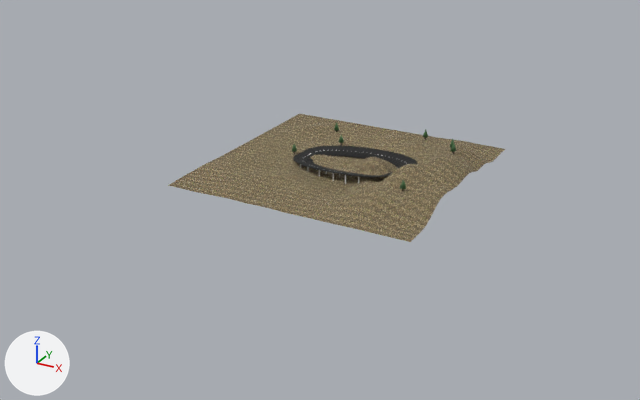
The Blender file models/simple_map.blend as it was, and as the next commit left it.
Both versions are drawn from a 50 mm camera at (255.0, -499.0, 221.0) aimed at (-9.0, -20.0, -19.0). Lighting does not change. The marker at lower left points along +X, +Y and +Z.

Objects in the first picture: 'Plane', 'Road'.
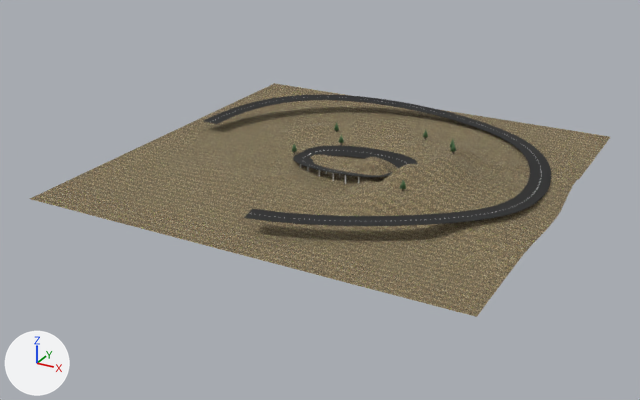
Diff of the bpy script that builds the scene:
```diff
--- a/models/simple_map.blend.py
+++ b/models/simple_map.blend.py
@@ me_plane @@
 # used by ob_plane; location = (0.0, 0.0, 0.0)
-me_plane.from_pydata(...)  # 4225 vertices, 4096 faces; spans x -85.0..86.0, y -85.0..85.0, z -3.0..20.0
+me_plane.from_pydata(...)  # 4481 vertices, 4352 faces; spans x -145.0..148.0, y -145.0..145.0, z -3.0..20.0
+# me_plane part 1
+# 123 vertices are added at x -145.0..148.0, y -145.0..145.0, z 1.0..3.0
+# 62 new vertices lie (5.0, 0.0, 0.0) away from vertices in x -145.0..140.0, y -145.0..145.0, z 1.0
+# 6 new vertices lie (-4.0, 0.0, 0.0) away from vertices in x -68.0..104.0, y -145.0..145.0, z 1.0
+# 56 new vertices lie (0.0, 4.0, 0.0) away from vertices in x -145.0..148.0, y -140.0..136.0, z 1.0..3.0
+# 9 new vertices lie (0.0, -5.0, 0.0) away from vertices in x -145.0..148.0, y -72.0..91.0, z 1.0..2.0
+# 256 new faces join them
 me_plane.materials.append(mat_material)
@@ me_cube_013 @@
+me_cube_013.from_pydata(...)  # 8 vertices, 4 faces; spans x -1.42..1.42, y -6.79..6.79, z -0.1..0.1
+me_cube_013.materials.append(mat_road)  # picture img_road
@@ cu_nurbspath_001 @@
+cu_nurbspath_001 = bpy.data.curves.new('NurbsPath.001', 'CURVE')
+cu_nurbspath_001.dimensions = '3D'
+_sp = cu_nurbspath_001.splines.new('NURBS'); _sp.points.add(9)
+_sp.points.foreach_set('co', [-120.3, 14.19, 7.891, 1.0, -109.9, 83.13, 14.98, 1.0, -26.85, 131.0, 9.848, 1.0, 57.09, 127.7, 1.2, 1.0, 117.0, 83.3, 3.199, 1.0, 138.4, -16.22, 4.674, 1.0, 106.4, -69.49, 12.12, 1.0, -0.113, -132.4, 9.292, 1.0, -91.35, -125.1, 16.64, 1.0, -116.2, -66.0, 11.07, 1.0])
+_sp.order_u = 5
+_sp.order_v = 0
+_sp.use_cyclic_u = True
+_sp.use_endpoint_u = True
+cu_nurbspath_001.use_path = True
+cu_nurbspath_001.fill_mode = 'FULL'
@@ ob_road_001 @@
+ob_road_001 = bpy.data.objects.new('Road.001', me_cube_013)
+ob_road_001.location = (0.0, 0.0, 0.0)
+_m = ob_road_001.modifiers.new('Array', 'ARRAY')
+_m.count = 276
+_m.use_merge_vertices = True
+_m.use_merge_vertices_cap = True
+_m.merge_threshold = 0.94
+_m = ob_road_001.modifiers.new('Curve', 'CURVE')
+_m.object = ob_nurbspath_001
@@ ob_nurbspath_001 @@
+ob_nurbspath_001 = bpy.data.objects.new('NurbsPath.001', cu_nurbspath_001)
+ob_nurbspath_001.location = (0.0, 0.0, 0.0)
```

Pixel boxes (x1, y1, x2, y2) of what changed, in the pictures (640 x 400 px):
'Plane', reshaped (72% wider, 82% taller): before (168, 114, 505, 242); after (30, 83, 610, 317)
'Road.001', added (black): after (203, 95, 551, 226)
part 1 of me_plane, added (brown): after (30, 83, 610, 317)
